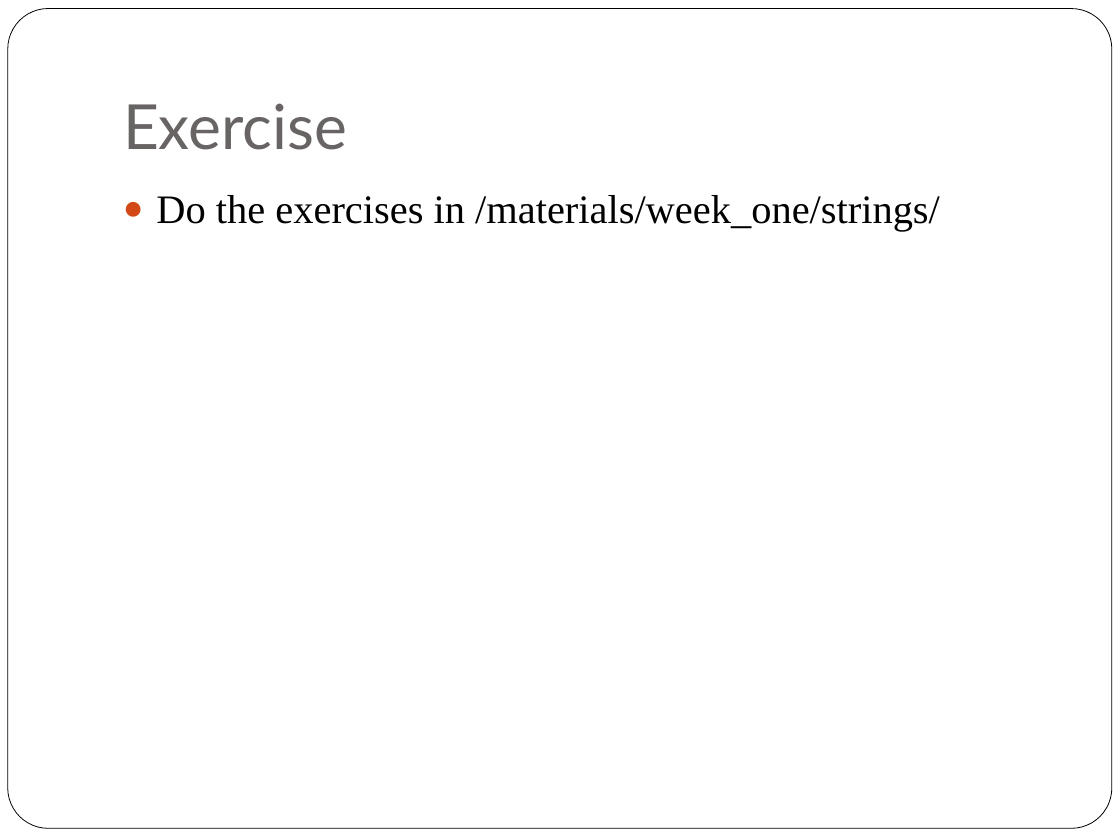
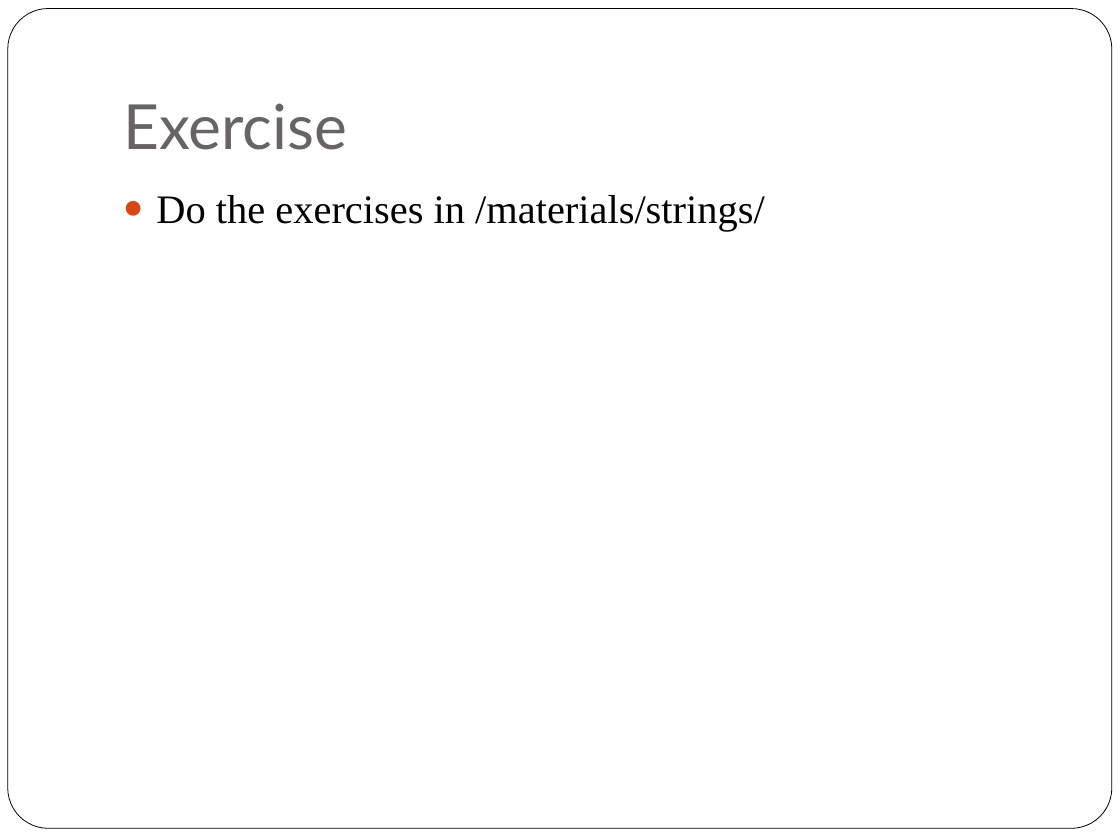
Before and after one commit to liahhansen/Learn-to-Program-Javascript, a slide deck: slide 27 of materials/SLIDES/class_one.ppt. Drawn at 1120x840 pixels with LibreOffice and Linux fonts; fonts in the diff are those of the drawing. Boxes give left, top, right and bottom in pixels: in the first picture for what was removed or moved away, otherwise in the second. Text is boxed around its words. In the diff, an @@ line names an element or a change of style, - is before the commit and + after.

```diff
--- a/materials/SLIDES/class_one.ppt
+++ b/materials/SLIDES/class_one.ppt
@@ text at [156,195,765,231]: text changed @@
-● Do the exercises in /materials/week_one/strings/
+● Do the exercises in /materials/strings/
```
Also in this commit, not shown: 2 other slides changed, 3 other files.
